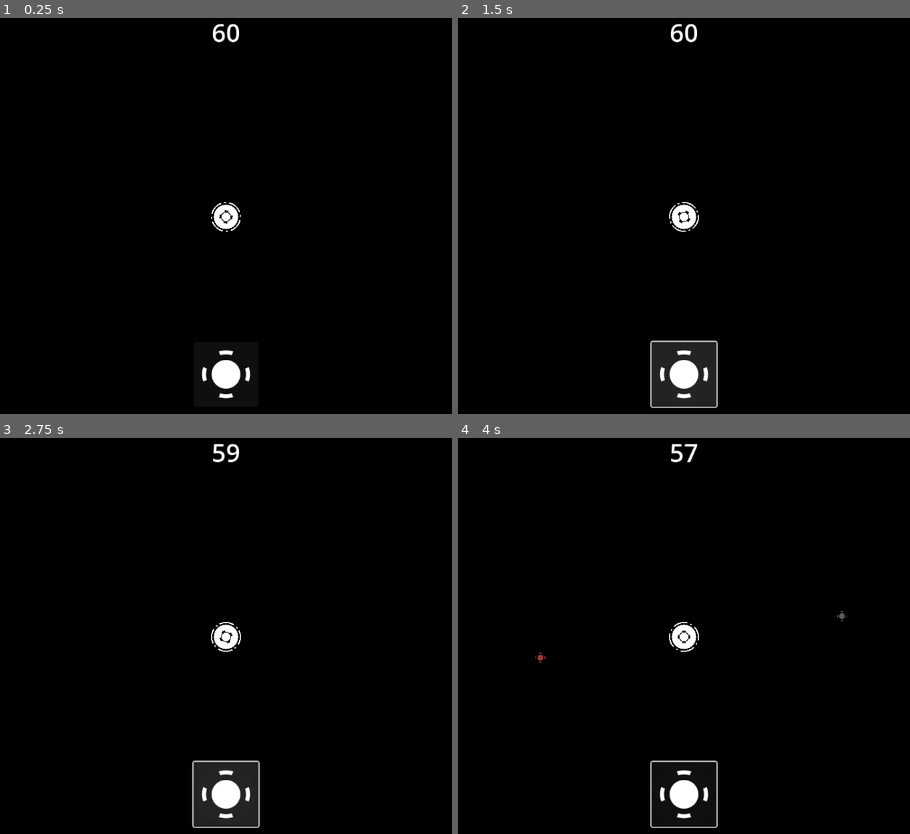
Above: before the commit, frames 1-4 (two rows, left to right).
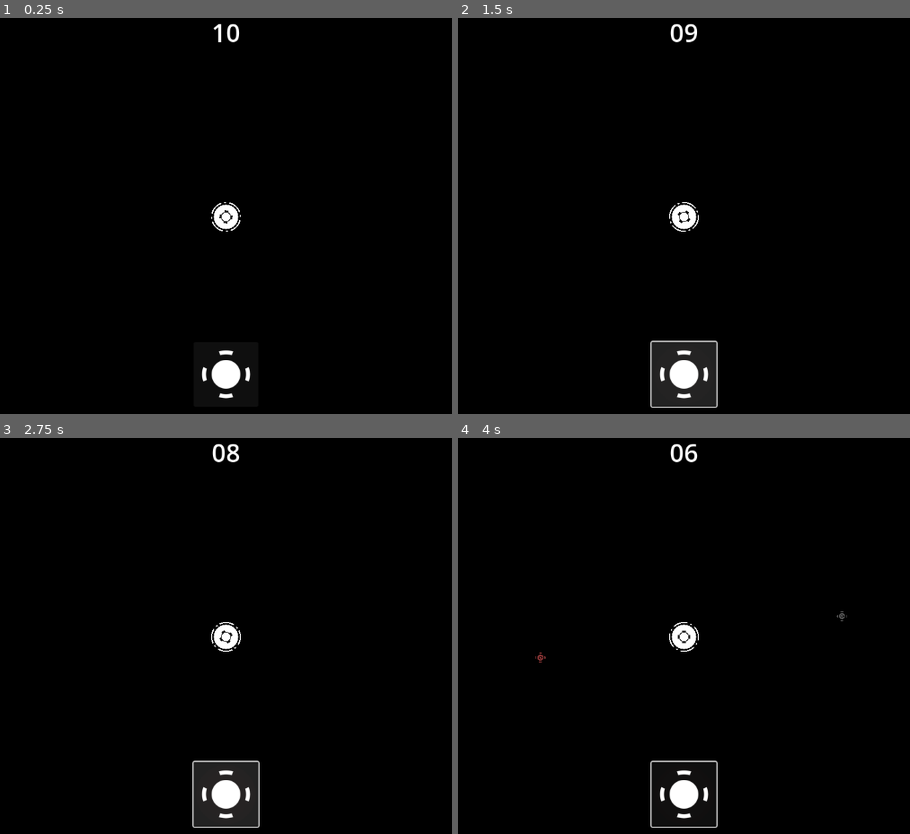
Above: after the commit, the same moments.

Repository: Van-Fim/r-game
Game: Godot game, scene res://Scenes/scene.tscn
Same seed, same stepped clock (60 frames per second), same inputs: the game is played once before the commit and once after it.
Inputs (mouse positions are in pixels of both pictures, inside the frame that each line leads up to):
- Up to frame 1 (0.25 s): no input
- Up to frame 2 (1.5 s): click (684, 374) at 0.5 s; click (684, 374) at 1.25 s
- Up to frame 3 (2.75 s): click (226, 794) at 2 s
- Up to frame 4 (4 s): tap Enter at 2.75 s; move the mouse to (842, 616) at 2.77 s; click (842, 616) at 2.92 s; tap Space at 3.5 s; move the mouse to (539, 655) at 3.52 s; click (539, 655) at 3.67 s

The runs differ from the first frame. In frame 1, less than 0.1% of the frame differs, in the area x 46-50%, y 1-7%; in frame 2, 0.1%; in frame 3, 0.1%; in frame 4, 0.2%, in the area x 17-86%, y 1-57%.

Commit message:
стрельба

Diff:
--- a/Configs/Levels/level1.json
+++ b/Configs/Levels/level1.json
@@ -1,5 +1,5 @@
 {
-    "duration": 60,
+    "duration": 10,
     "steps":10,
     "step_duration":5,
     "step_configs":[
--- a/Objects/Enemies/enemy01.tscn
+++ b/Objects/Enemies/enemy01.tscn
@@ -7,7 +7,9 @@
 radius = 62.0
 height = 124.0
 
-[node name="Enemy" type="Area2D"]
+[node name="Enemy" type="Area2D" groups=["enemies"]]
+collision_layer = 3
+collision_mask = 3
 script = ExtResource("1_dnm5c")
 
 [node name="Sprite2D" type="Sprite2D" parent="."]
--- /dev/null
+++ b/Objects/Projectiles/projectile01.tscn
@@ -0,0 +1,18 @@
+[gd_scene load_steps=4 format=3 uid="uid://866nsr4gl340"]
+
+[ext_resource type="Script" uid="uid://cwurrikcmxp2b" path="res://Scripts/projectile.gd" id="1_2i7lg"]
+[ext_resource type="Texture2D" uid="uid://cqyw3ju42gsoe" path="res://Sprites/Projectiles/projectile01.png" id="1_75e0f"]
+
+[sub_resource type="CircleShape2D" id="CircleShape2D_75e0f"]
+radius = 17.029387
+
+[node name="Projectile01" type="Area2D"]
+collision_layer = 2
+collision_mask = 2
+script = ExtResource("1_2i7lg")
+
+[node name="Sprite2D" type="Sprite2D" parent="."]
+texture = ExtResource("1_75e0f")
+
+[node name="CollisionShape2D" type="CollisionShape2D" parent="."]
+shape = SubResource("CircleShape2D_75e0f")
--- a/Objects/Towers/tower01.tscn
+++ b/Objects/Towers/tower01.tscn
@@ -1,9 +1,10 @@
-[gd_scene load_steps=9 format=3 uid="uid://74abt4d1s0iv"]
+[gd_scene load_steps=11 format=3 uid="uid://74abt4d1s0iv"]
 
 [ext_resource type="Script" uid="uid://brrqo5hky20y0" path="res://Scripts/tower.gd" id="1_wkhmt"]
 [ext_resource type="Texture2D" uid="uid://cbsahx8w4hn4b" path="res://Sprites/Tower/core01.png" id="1_xughr"]
 [ext_resource type="Texture2D" uid="uid://dsk0ryrqfjwlc" path="res://Sprites/Tower/ring01.png" id="2_dyred"]
 [ext_resource type="Texture2D" uid="uid://cgdw6840d05lp" path="res://Sprites/tower_range.png" id="4_mws7f"]
+[ext_resource type="Texture2D" uid="uid://d4bivgjrmq1tu" path="res://Sprites/Tower/turret01.png" id="5_2jr74"]
 
 [sub_resource type="Animation" id="Animation_8t5iv"]
 length = 0.001
@@ -46,8 +47,16 @@
 [sub_resource type="CircleShape2D" id="CircleShape2D_mws7f"]
 radius = 216.00232
 
-[node name="Tower" type="Area2D"]
+[sub_resource type="CircleShape2D" id="CircleShape2D_2jr74"]
+radius = 1206.269
+
+[node name="Tower" type="Area2D" node_paths=PackedStringArray("turret_sprite", "tower_range", "detection_area", "detection_shape")]
 script = ExtResource("1_wkhmt")
+projectileName = "projectile01"
+turret_sprite = NodePath("turret")
+tower_range = NodePath("tower_range")
+detection_area = NodePath("detection_range")
+detection_shape = NodePath("detection_range/CollisionShape2D")
 
 [node name="ANIM01" type="AnimationPlayer" parent="."]
 root_node = NodePath("../Ring1")
@@ -61,8 +70,18 @@
 [node name="Ring1" type="Sprite2D" parent="."]
 texture = ExtResource("2_dyred")
 
+[node name="CollisionShape2D" type="CollisionShape2D" parent="."]
+shape = SubResource("CircleShape2D_mws7f")
+
 [node name="tower_range" type="Sprite2D" parent="."]
 texture = ExtResource("4_mws7f")
 
-[node name="CollisionShape2D" type="CollisionShape2D" parent="."]
-shape = SubResource("CircleShape2D_mws7f")
+[node name="turret" type="Sprite2D" parent="."]
+texture = ExtResource("5_2jr74")
+
+[node name="detection_range" type="Area2D" parent="."]
+collision_layer = 2
+collision_mask = 2
+
+[node name="CollisionShape2D" type="CollisionShape2D" parent="detection_range"]
+shape = SubResource("CircleShape2D_2jr74")
--- /dev/null
+++ b/Scripts/projectile.gd
@@ -0,0 +1,12 @@
+extends Area2D
+class_name TowerProjectile # Это позволяет Godot знать, что это за тип объекта
+
+var target
+var speed = 2000.0
+var direction = Vector2.ZERO
+
+func _process(delta: float) -> void:
+	if !target:
+		pass
+	var direction = (target.global_position - global_position).normalized()
+	global_position += direction * speed * delta
--- a/Scripts/tower.gd
+++ b/Scripts/tower.gd
@@ -1,6 +1,13 @@
 extends Area2D
-@export var range:int
+@export var projectileName:String
+@export var turret_sprite:Sprite2D
 @export var tower_sprites: Array[Sprite2D] = []
+@export var tower_range:Sprite2D
+@export var detection_area:Area2D
+@export var detection_shape:CollisionShape2D
+@export var fire_rate = 1.0 # Выстрел раз в секунду
+var fire_timer = 0.0
+var target = null
 var animationPlayer:AnimationPlayer
 func collect_sprites():
 	tower_sprites.clear() # Очищаем старый список
@@ -20,8 +27,55 @@
 	for sp:Sprite2D in tower_sprites:
 		if sp.name == "tower_range":
 			newColor.a = newColor.a * 0.03
+		if sp.name == "turret":
+			newColor.a = 1
 		sp.modulate = newColor
 
 # Called every frame. 'delta' is the elapsed time since the previous frame.
 func _process(delta: float) -> void:
-	pass
+	var texture_size = tower_range.texture.get_size()
+	var size = texture_size.x/2
+	# Предположим, detection_shape — это ваш узел CollisionShape2D
+	var shape_res = detection_shape.shape
+	shape_res.radius = size
+	find_target()
+	if target:
+		var target_pos = target.global_position
+		var direction = (target_pos - turret_sprite.global_position).normalized()
+		var target_angle = direction.angle()
+
+		# rotate_toward позволяет избежать резких скачков
+		turret_sprite.rotation = rotate_toward(turret_sprite.rotation, target_angle, 5.0 * delta)
+	fire_timer += delta
+	if target and fire_timer >= fire_rate:
+		shoot(target)
+		fire_timer = 0.0
+
+func shoot(shotTarget):
+	var projectile_scene = load("res://Objects/Projectiles/" + projectileName + ".tscn")
+	var projectile = projectile_scene.instantiate()
+	projectile.target = target
+	# Устанавливаем позицию снаряда в позицию башни
+	projectile.global_position = global_position
+
+	# Направляем снаряд в сторону цели (куда смотрит ствол)
+	var dir = (shotTarget.global_position - global_position).normalized()
+	projectile.direction = dir
+
+	# Добавляем снаряд в корень сцены, чтобы он не двигался вместе с башней
+	BuildManager.sceneNode.add_child(projectile)
+
+func find_target():
+	var enemies = detection_area.get_overlapping_areas()
+	var closest_enemy = null
+	var min_dist = INF
+
+	for enemy in enemies:
+		# Проверяем, является ли объект врагом (например, по группе "enemies")
+		if enemy.is_in_group("enemies"):
+			var dist = global_position.distance_to(enemy.global_position)
+			if dist < min_dist:
+				min_dist = dist
+				closest_enemy = enemy
+
+	target = closest_enemy
Not shown, added: Scripts/projectile.gd.uid
Binary file added: Sprites/Base/part11.png
Not shown, added: Sprites/Base/part11.png.import
Binary file added: Sprites/Base/part12.png
Not shown, added: Sprites/Base/part12.png.import
Binary file added: Sprites/Projectiles/projectile01.png
Not shown, added: Sprites/Projectiles/projectile01.png.import
Binary file added: Sprites/Tower/turret01.png
Not shown, added: Sprites/Tower/turret01.png.import
Not shown, added: export_presets.cfg
Not shown, added: Sprites/Base/part11.png~
Not shown, added: Sprites/Projectiles/projectile01.png~
(and 1 more such lines)
